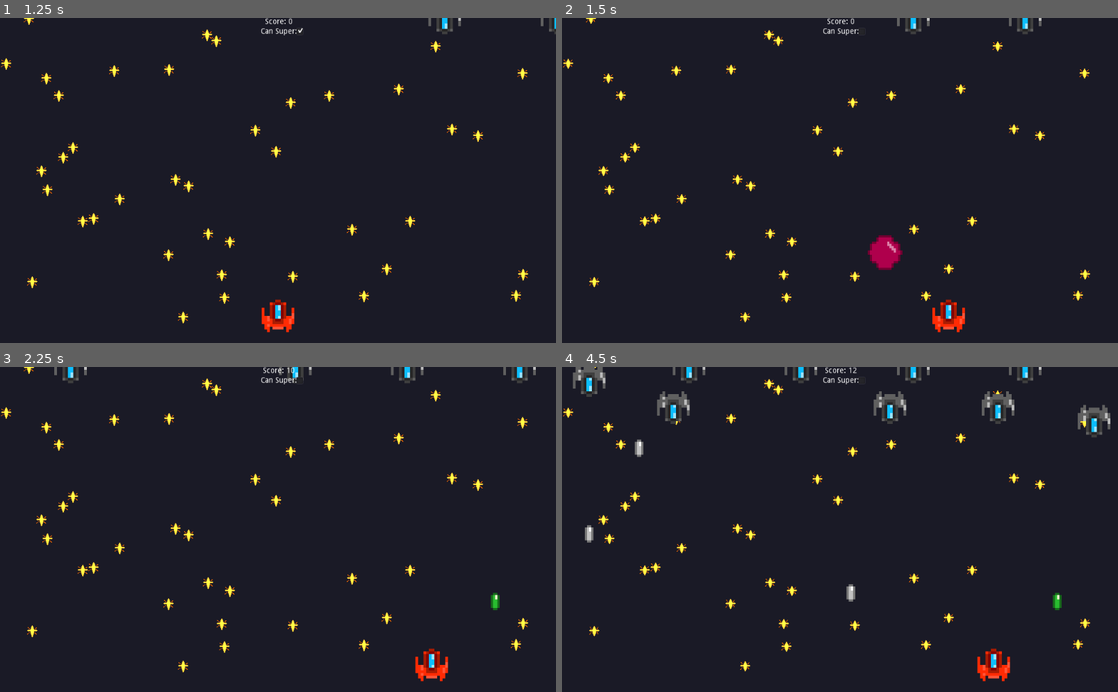
Above: before the commit, frames 1-4 (two rows, left to right).
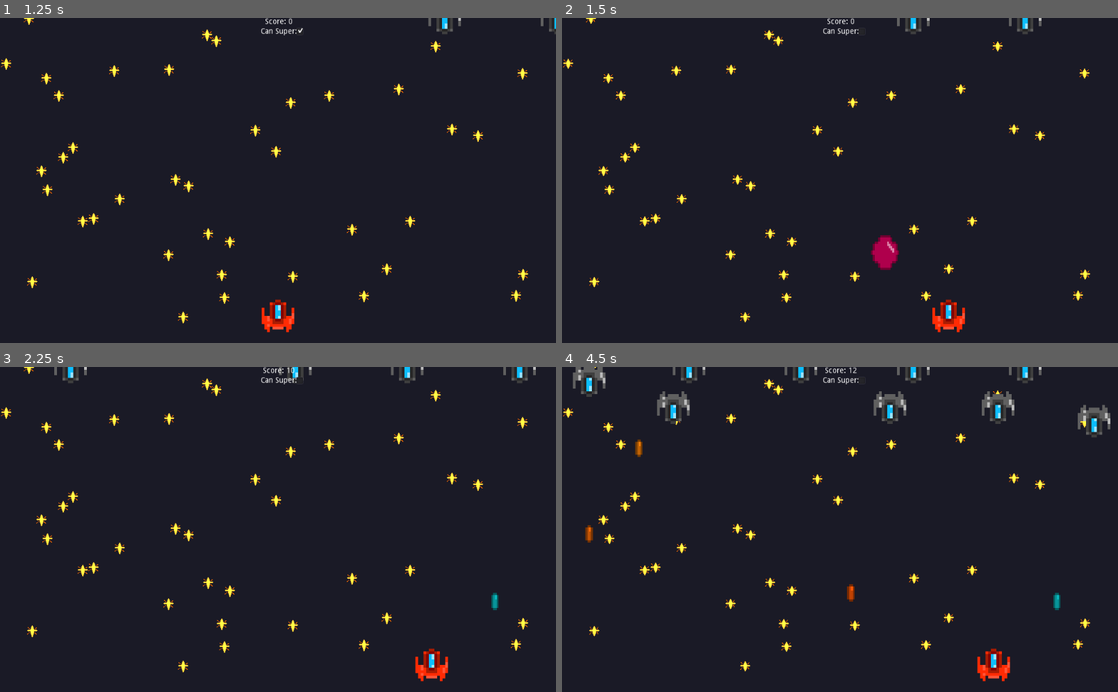
Above: after the commit, the same moments.

Repository: PandorasGit/LudumDare51Submission
Game: Godot game, scene res://MainMenu/MainMenu.tscn
Two runs of this game, one before a commit and one after it. Both use one fixed random seed, a clock stepped at 60 frames per second and the inputs below.
Inputs:
- Up to frame 1 (1.25 s): click "Start Game" at 0.5 s
- Up to frame 2 (1.5 s): hold D (move_right) from 1.28 s (still down); tap Space (shoot) at 1.35 s
- Up to frame 3 (2.25 s): release D (move_right) at 2.03 s; hold A (move_left) from 2.03 s (still down); tap Space (shoot) at 2.1 s
- Up to frame 4 (4.5 s): release A (move_left) at 2.78 s; hold D (move_right) 2.78-4.28 s; tap Space (shoot) at 2.85, 3.6, 4.35 s; hold A (move_left) from 4.28 s (still down)

Frame 1 is identical in both runs. In frame 2, 0.2% of the frame differs, in the area x 55-62%, y 66-78%; in frame 3, less than 0.1%; in frame 4, 0.3%, in the area x 4-90%, y 22-75%.

Commit message:
Add tween to bullets
Bullets now tween between color and size

Diff:
--- a/project/Bullets/Bullet.gd
+++ b/project/Bullets/Bullet.gd
@@ -17,9 +17,10 @@
 onready var _sprite := find_node("Sprite")
 onready var _texture := load("res://Bullets/DefaultBullet.png")
 onready var _despawn_timer := find_node("DespawnTimer")
-
+onready var _tween := find_node("Tween")
 
 func _ready() -> void:
+	_setup_tween()
 	_sprite.texture = _texture
 	_sprite.modulate = _color
 # warning-ignore:return_value_discarded
@@ -41,4 +42,13 @@
 
 
 func startTimer() -> void:
+	_tween.start()
 	_despawn_timer.start()
+
+func _setup_tween() -> void:
+	_tween.interpolate_property(_sprite, "modulate",
+		Color("fa9b08"), Color("ff0000"), 1,
+		Tween.TRANS_LINEAR, Tween.EASE_IN_OUT)
+	_tween.interpolate_property(_sprite, "scale",
+		Vector2(3, 4), Vector2(4, 4), 1,
+		Tween.TRANS_LINEAR, Tween.EASE_IN_OUT )
--- a/project/Bullets/Bullet.tscn
+++ b/project/Bullets/Bullet.tscn
@@ -4,18 +4,22 @@
 [ext_resource path="res://Bullets/Bullet.gd" type="Script" id=2]
 
 [sub_resource type="CapsuleShape2D" id=1]
-radius = 2.0
-height = 4.0
+radius = 8.0
+height = 18.0
 
 [node name="Bullet" type="KinematicBody2D"]
-scale = Vector2( 4, 4 )
 collision_layer = 4
 script = ExtResource( 2 )
 
 [node name="Sprite" type="Sprite" parent="."]
+scale = Vector2( 4, 4 )
 texture = ExtResource( 1 )
 
 [node name="CollisionShape2D" type="CollisionShape2D" parent="."]
 shape = SubResource( 1 )
 
 [node name="DespawnTimer" type="Timer" parent="."]
+
+[node name="Tween" type="Tween" parent="."]
+repeat = true
+playback/repeat = true
--- a/project/Bullets/FriendlyBullet/FriendlyBullet.gd
+++ b/project/Bullets/FriendlyBullet/FriendlyBullet.gd
@@ -4,5 +4,12 @@
 
 func _ready() -> void:
 	_id = 1
-	_texture = load("res://Bullets/FriendlyBullet/FriendlyBullet.png")
-	_sprite.texture = _texture
+
+
+func _setup_tween() -> void:
+	_tween.interpolate_property(_sprite, "modulate",
+		Color("0cddd8"), Color("061b6e"), 1,
+		Tween.TRANS_LINEAR, Tween.EASE_IN_OUT)
+	_tween.interpolate_property(_sprite, "scale",
+		Vector2(3, 4), Vector2(4, 4), 1,
+		Tween.TRANS_LINEAR, Tween.EASE_IN_OUT )
--- a/project/Bullets/FriendlyBullet/FriendlyBullet.tscn
+++ b/project/Bullets/FriendlyBullet/FriendlyBullet.tscn
@@ -1,22 +1,28 @@
-[gd_scene load_steps=3 format=2]
+[gd_scene load_steps=4 format=2]
 
 [ext_resource path="res://Bullets/FriendlyBullet/FriendlyBullet.gd" type="Script" id=1]
+[ext_resource path="res://Bullets/DefaultBullet.png" type="Texture" id=2]
 
 [sub_resource type="CapsuleShape2D" id=1]
-radius = 2.0
-height = 4.0
+radius = 8.0
+height = 18.0
 
 [node name="FriendlyBullet" type="KinematicBody2D"]
-scale = Vector2( 4, 4 )
 collision_layer = 8
 collision_mask = 2
 script = ExtResource( 1 )
 _direction_fired = Vector2( 0, -1 )
 
+[node name="Sprite" type="Sprite" parent="."]
+scale = Vector2( 4, 4 )
+texture = ExtResource( 2 )
+
 [node name="CollisionShape2D" type="CollisionShape2D" parent="."]
 shape = SubResource( 1 )
 
-[node name="Sprite" type="Sprite" parent="."]
-
 [node name="DespawnTimer" type="Timer" parent="."]
 wait_time = 10.0
+
+[node name="Tween" type="Tween" parent="."]
+repeat = true
+playback/repeat = true
--- a/project/Bullets/SuperBullet/SuperBullet.gd
+++ b/project/Bullets/SuperBullet/SuperBullet.gd
@@ -4,3 +4,8 @@
 	_id = 2
 	_texture = load("res://Bullets/SuperBullet/SuperBullet.png")
 	_sprite.texture = _texture
+
+func _setup_tween() -> void:
+	_tween.interpolate_property(_sprite, "scale",
+		Vector2(3, 4), Vector2(4, 4), 0.5,
+		Tween.TRANS_LINEAR, Tween.EASE_IN_OUT )
--- a/project/Bullets/SuperBullet/SuperBullet.tscn
+++ b/project/Bullets/SuperBullet/SuperBullet.tscn
@@ -3,18 +3,22 @@
 [ext_resource path="res://Bullets/SuperBullet/SuperBullet.gd" type="Script" id=1]
 
 [sub_resource type="CircleShape2D" id=1]
-radius = 8.00391
+radius = 40.0
 
 [node name="SuperBullet" type="KinematicBody2D"]
-scale = Vector2( 4, 4 )
 collision_layer = 8
 collision_mask = 2
 script = ExtResource( 1 )
 _direction_fired = Vector2( 0, -1 )
 
 [node name="Sprite" type="Sprite" parent="."]
+scale = Vector2( 5, 5 )
 
 [node name="CollisionShape2D" type="CollisionShape2D" parent="."]
 shape = SubResource( 1 )
 
 [node name="DespawnTimer" type="Timer" parent="."]
+
+[node name="Tween" type="Tween" parent="."]
+repeat = true
+playback/repeat = true
--- a/project/EnemySpawner/EnemySpawner.gd
+++ b/project/EnemySpawner/EnemySpawner.gd
@@ -22,6 +22,6 @@
 func _spawn_enemy() -> void:
 	var new_enemy = _enemy.instance()
 	add_child(new_enemy)
-	new_enemy.position = Vector2(-10, -10)
+	new_enemy.position = Vector2(-100, -100)
 	new_enemy.despawn_timer.start()
 	emit_signal("spawned", new_enemy)
